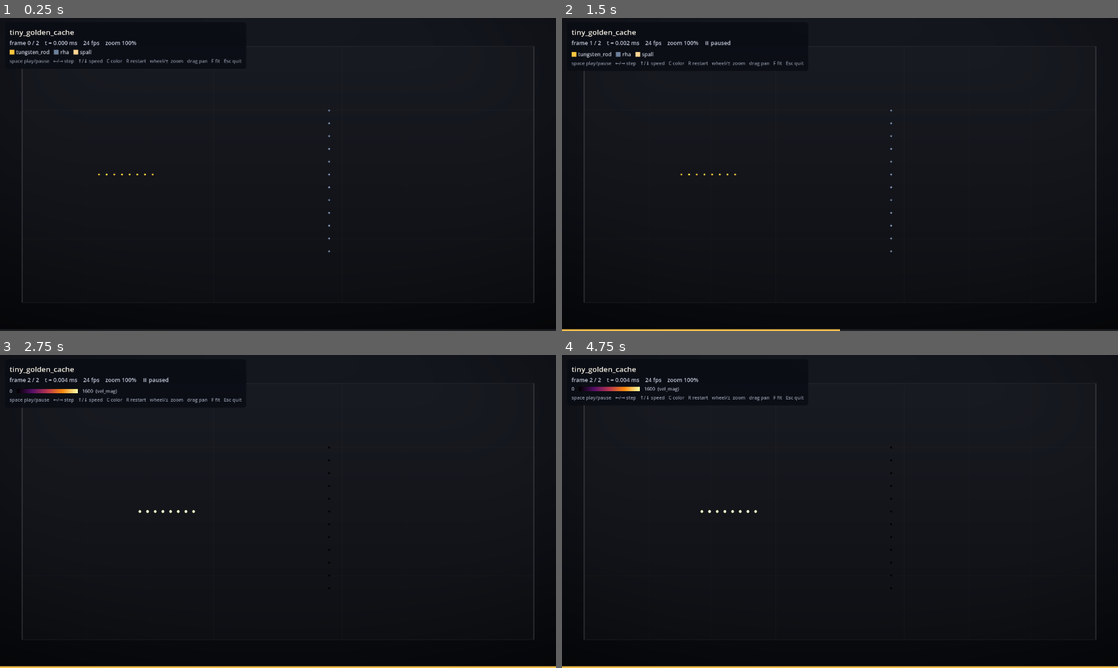
Above: before the commit, frames 1-4 (two rows, left to right).
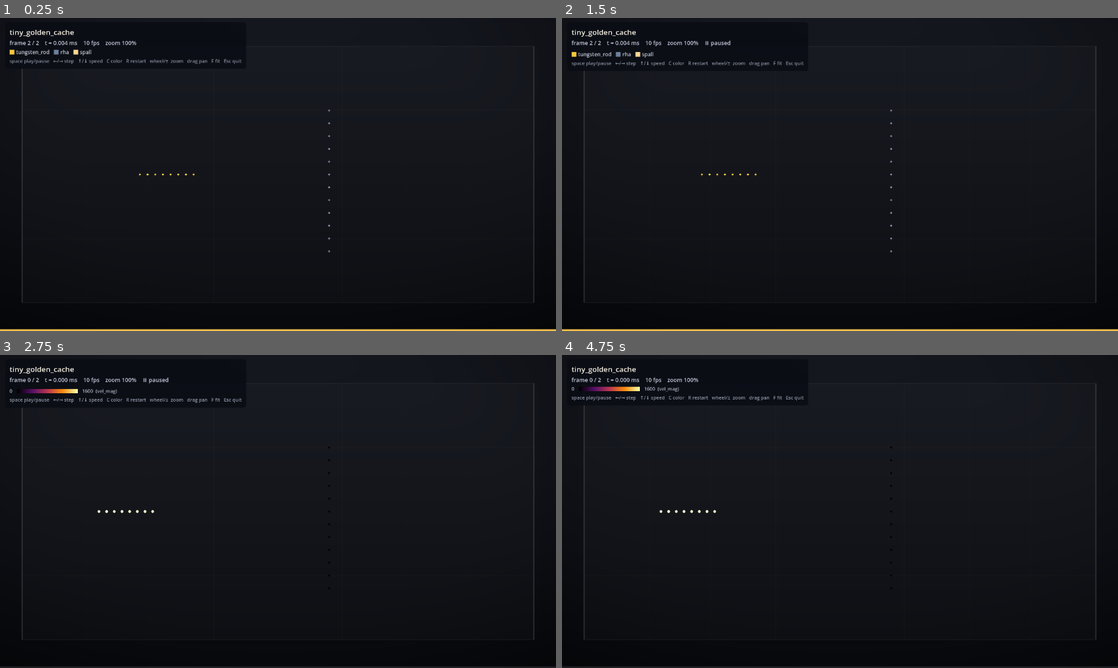
Above: after the commit, the same moments.

Repository: BoykoNeov/armor_pen
Game: Godot game, scene res://main.tscn
Two runs of this game, one before a commit and one after it. Both use one fixed random seed, a clock stepped at 60 frames per second and the inputs below.
Inputs (mouse positions are in pixels of both pictures, inside the frame that each line leads up to):
- Up to frame 1 (0.25 s): no input
- Up to frame 2 (1.5 s): tap Enter at 0.5 s; move the mouse to (962, 158) at 0.52 s; hold Right 0.53-1.25 s; tap F at 0.6 s; click (962, 158) at 0.67 s; tap Space at 0.77, 1.25 s; drag from (728, 190) to (812, 237) at 1.27 s
- Up to frame 3 (2.75 s): tap Enter at 2 s; move the mouse to (333, 442) at 2.02 s; hold Right from 2.03 s (still down); tap C at 2.1 s
- Up to frame 4 (4.75 s): release Right at 2.75 s; tap Space at 2.75, 3.77 s; drag from (812, 574) to (673, 464) at 2.77 s; move the mouse to (1006, 558) at 3.52 s; hold Left 3.53-4.25 s; tap R at 3.6 s; drag from (673, 464) to (756, 433) at 4.27 s

The runs differ from the first frame. In frame 1, 0.7% of the frame differs, in the area x 0-100%, y 7-100%; in frame 2, 0.4%; in frame 3, 0.8%; in frame 4, 0.8%.

Commit message:
fix: heat deck pinned on the far wall; bound the playback catch-up spiral
Two defects the first pass shipped, both found by measuring the DELIVERABLE
rather than the bake.

heat_vs_composite ran its tip into the far wall. xmax=300 was sized for the
1600 m/s KE decks and applied unchanged to a 7000 m/s jet: the tip reached the
_g2p clamp at x=299.6 by 30us and sat pinned there for the last quarter of a 40us
window — reintroducing the exact "debris piled against an invisible wall"
artifact this work exists to remove. Window cut to 25us; the tip now ends at
270.6, ~29 mm clear. Documented the standing limit: the 120 mm body cannot fully
transit in any sane domain at that speed, and this deck is a rod stand-in, so the
tip's passage is all it claims. Also probed composite and spaced, which had gone
out on validate_cache alone (format-only): both perforate cleanly and clear the
wall (tip 239.5 / 256.0).

Playback: _show_frame costs ~100 ms at 137k particles and ~220 ms at 287k, vs a
41.7 ms budget at the old 24 fps default. So _process's `while _accum >= 1.0`
catch-up loop drew ~5 frames nobody saw per visible frame, each re-reading
frames.bin — and each pass made the next delta larger, so the loop diverged. It
now advances to the target frame in one draw.

This is the honest state of the "smoother playback" ask: the finer frame_dt is in
the cache, but the VIEWER is the ceiling. Above ~10 fps (~4.5 on the heaviest
decks) it skips baked frames, discarding exactly the resolution that was baked.
frames_per_second therefore defaults to 10, not 24 — better to play every frame
slowly than to skip. The real fix is MultiMesh.set_buffer() collapsing ~3xN
per-particle engine calls into one bulk upload; recorded in visualizer/CLAUDE.md
as the highest-value viewer work outstanding.

Capture now prints _show_frame cost, since --shots is the only code path that
exercises it outside interactive play (it sets process off and routes no input,
so it verifies rendering ONLY — never timing, zoom, pan, or keys).

Co-Authored-By: Claude Opus 4.8 (1M context) <noreply@anthropic.com>
Claude-Session: https://claude.ai/code/session_01CqFjmutfRs6WbHQnWz6nEy

Diff:
--- a/visualizer/scripts/particle_view.gd
+++ b/visualizer/scripts/particle_view.gd
@@ -34,7 +34,14 @@
 @export var point_size: float = 1.0
 
 ## Simulated playback rate: how many baked frames to advance per wall second.
-@export var frames_per_second: float = 24.0
+##
+## Default 10, not 24, because THIS is what decides smoothness — not the number of
+## frames in the cache. _show_frame costs ~100 ms at 137k particles and ~220 ms at
+## 287k, so above ~10 fps (and ~4.5 on the heaviest decks) the viewer cannot draw
+## every baked frame and starts skipping them — which discards exactly the extra
+## resolution the finer frame_dt was baked for. A lower rate plays every frame:
+## slower in wall-clock, but actually smooth. ↑/↓ retune it per deck.
+@export var frames_per_second: float = 10.0
 
 ## Fraction of the viewport the domain fills (1.0 = edge to edge).
 @export var fit_margin: float = 0.92
@@ -157,10 +164,27 @@
 	if not _playing:
 		return
 	_accum += delta * frames_per_second
-	while _accum >= 1.0:
-		_accum -= 1.0
-		_frame = (_frame + 1) % _loader.frame_count
-		_show_frame(_frame)
+	if _accum < 1.0:
+		return
+	# Advance straight to the target frame in ONE _show_frame call.
+	#
+	# This used to loop `while _accum >= 1.0`, drawing every intermediate frame.
+	# _show_frame costs ~100 ms at 137k particles and ~220 ms at 287k (measured —
+	# see the capture path), so whenever it exceeds 1/frames_per_second that loop
+	# rendered N frames nobody saw, which made the next `delta` N times larger,
+	# which rendered N² more: an unbounded catch-up spiral, and every one of those
+	# frames also re-read its slice of frames.bin off disk.
+	#
+	# Skipping to the target bounds the work at one draw per _process. Note it
+	# still SKIPS baked frames whenever the renderer can't keep up, which throws
+	# away the resolution the extra frames bought — press ↓ to lower
+	# frames_per_second until playback stops skipping. The real fix is making
+	# _show_frame cheaper (it runs a per-particle GDScript loop with three
+	# set_instance_* calls each; MultiMesh.set_buffer would collapse that to one).
+	var advance := int(_accum)
+	_accum -= float(advance)
+	_frame = (_frame + advance) % _loader.frame_count
+	_show_frame(_frame)
 
 
 func _unhandled_input(event: InputEvent) -> void:
@@ -622,11 +646,20 @@
 	var n := _loader.frame_count
 	var targets := [0, n / 4, n / 2, (3 * n) / 4, n - 1]
 	for f in targets:
+		var t0 := Time.get_ticks_usec()
 		_show_frame(f)
+		var cost_ms := float(Time.get_ticks_usec() - t0) / 1000.0
 		await RenderingServer.frame_post_draw
 		await RenderingServer.frame_post_draw
 		var img := get_viewport().get_texture().get_image()
 		var path := dir.path_join("frame_%03d.png" % f)
 		var err := img.save_png(path)
-		print("SHOT frame %d -> %s (%d)" % [f, path, err])
+		# _show_frame cost is the playback budget: it runs a per-particle GDScript
+		# loop plus a frame read, once per baked frame. If it exceeds
+		# 1000/frames_per_second ms, _process's catch-up loop starts re-reading and
+		# re-rendering frames nobody sees, and playback skips. Printing it here is
+		# the only cheap measurement available — capture sets process off, so this
+		# is the one code path that exercises _show_frame outside interactive play.
+		print("SHOT frame %d -> %s (%d)  _show_frame=%.1f ms (budget %.1f ms @ %.0f fps)"
+			% [f, path, err, cost_ms, 1000.0 / frames_per_second, frames_per_second])
 	get_tree().quit(0)
Not shown, changed: solver/scenarios/heat_vs_composite.yaml
Not shown, changed: visualizer/CLAUDE.md
